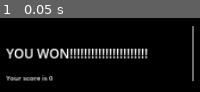
Above: before the commit, frame 1.
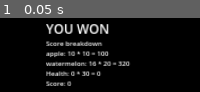
Above: after the commit, the same moment.

Repository: moby-it/cosmic-jack
Game: Godot game, scene res://level_won.tscn
The game is run twice, just before and just after one commit, with the same random seed, the same clock (stepped at 60 frames per second) and the same inputs. This scene is started directly instead of the project's main scene.
Inputs:
- Up to frame 1 (0.05 s): no input

The runs differ from the first frame. In frame 1, 18% of the frame differs, in the area x 3-97%, y 8-92%.

Commit message:
more work on cleanups and level design

Diff:
--- a/level_won.gd
+++ b/level_won.gd
@@ -1,7 +1,12 @@
 extends Node2D
 
 @export var score = 0
+var hp = 0
 @onready var label = $ColorRect/Label
 
 func _ready() -> void:
-	label.text += " %s" % str(score)
+	for f in Fruits.fruits:
+		var s = Fruits.ammo[f] * Fruits.fruit_score[f]
+		label.text += "%s: %s * %s = %s \n" % [f, Fruits.ammo[f], Fruits.fruit_score[f], str(s) ]
+	label.text += "Health: %s * %s = %s \n" % [hp, Utils.hp_score_mod, str(hp * Utils.hp_score_mod)]
+	label.text += "Score: %s" % score
--- a/level_won.tscn
+++ b/level_won.tscn
@@ -17,14 +17,14 @@
 anchor_top = 0.5
 anchor_right = 0.5
 anchor_bottom = 0.5
-offset_left = -450.5
-offset_top = -134.0
-offset_right = 450.5
-offset_bottom = 134.0
+offset_left = -259.0
+offset_top = -41.0
+offset_right = 259.0
+offset_bottom = 41.0
 grow_horizontal = 2
 grow_vertical = 2
 bbcode_enabled = true
-text = "[font_size=62]
-YOU WON!!!!!!!!!!!!!!!!!!!!!![/font_size]
-
-Your score is"
+text = "[font_size=62]YOU WON [/font_size]
+Score breakdown
+"
+fit_content = true
--- a/levels/1/1.tscn
+++ b/levels/1/1.tscn
@@ -1,15 +1,11 @@
-[gd_scene load_steps=8 format=3 uid="uid://ccr1lk04khsux"]
+[gd_scene load_steps=4 format=3 uid="uid://ccr1lk04khsux"]
 
 [ext_resource type="PackedScene" uid="uid://bf5fa6pqes1hj" path="res://levels/level.tscn" id="1_4wsep"]
 [ext_resource type="Script" path="res://waves/wave.gd" id="2_c33gm"]
 [ext_resource type="Resource" uid="uid://bt6oexdghyrwo" path="res://levels/1/1-1.wave.tres" id="3_cqc8b"]
-[ext_resource type="Resource" uid="uid://be7kwxqprngjr" path="res://levels/1/1-2.wave.tres" id="4_2lm32"]
-[ext_resource type="Resource" uid="uid://3aywhtajvgit" path="res://levels/1/1-3.wave.tres" id="5_wogw0"]
-[ext_resource type="Resource" uid="uid://b0paimt48qm1d" path="res://levels/1/1-4.wave.tres" id="6_u32kn"]
-[ext_resource type="Resource" uid="uid://gm6rx4ol8qlt" path="res://levels/1/1-5.wave.tres" id="7_hd1fi"]
 
 [node name="1" type="Node2D"]
 
 [node name="Level" parent="." instance=ExtResource("1_4wsep")]
-waves = Array[ExtResource("2_c33gm")]([ExtResource("3_cqc8b"), ExtResource("4_2lm32"), ExtResource("5_wogw0"), ExtResource("6_u32kn"), ExtResource("7_hd1fi")])
+waves = Array[ExtResource("2_c33gm")]([ExtResource("3_cqc8b")])
 health = 10
--- a/levels/frames.gd
+++ b/levels/frames.gd
@@ -1,4 +1,4 @@
 extends Label
 
-func _process(delta: float) -> void:
+func _process(_delta: float) -> void:
 	set_text("FPS " + str(Engine.get_frames_per_second()))
--- a/levels/level.gd
+++ b/levels/level.gd
@@ -3,7 +3,6 @@
 
 signal health_depleted
 signal level_completed
-signal wave_completed
 
 enum ROUND_STATUS {
 	PREVIEW,
@@ -56,9 +55,8 @@
 	WaveHistory.level_change.connect(_on_level_change)
 	update_wave_label()
 	health_count.text = str(health)
-	BpmManager.on_beat.connect(on_beat)
-
-func _process(delta: float) -> void:
+
+func _process(_delta: float) -> void:
 	if health <= 0:
 		return
 	if round_status == ROUND_STATUS.RESOLVED:
@@ -159,11 +157,11 @@
 		elif Utils.is_mouse_move(event):
 			active_fruit.position = get_global_mouse_position()
 
-func place_fruit(position: Vector2) -> void:
+func place_fruit(p: Vector2) -> void:
 	if not Fruits.can_place_fruit(active_fruit_name):
 		return
 	var node = Fruits.create_fruit(active_fruit_name)
-	node.position = Vector2(position)
+	node.position = Vector2(p)
 	self.add_child(node)
 	# if you cannot place any more fruits of the same stack, we remove the active fruit element
 	Fruits.reduce_fruit_ammo(active_fruit_name)
@@ -182,8 +180,7 @@
 	BpmManager.seconds_per_beat = 60.0 / wave.bpm
 	BpmManager.time_begin = Time.get_ticks_usec()
 	BpmManager.time_delay = AudioServer.get_time_to_next_mix() + AudioServer.get_output_latency()
-	BpmManager.time_delay = AudioServer.get_time_to_next_mix() + AudioServer.get_output_latency()
-	print("Output latency %s ms" % (AudioServer.get_output_latency() * 1000))
+	print("delay %s" % BpmManager.time_delay)
 	print("wave bpm %s" % wave.bpm)
 	BpmManager.seconds_per_beat = 60.0 / wave.bpm
 	wave_audio.play()
@@ -191,7 +188,7 @@
 	for c in wave.convoys:
 		var river_node = c.river.instantiate()
 		var river = river_node.get_node("Path2D")
-		var beat_fn = func(i: int): add_enemy(c, river, preview)
+		var beat_fn = func(_i: int): add_enemy(c, river, preview)
 		beat_fns.push_back(beat_fn)
 		BpmManager.on_beat.connect(beat_fn)
 		waves_container.add_child(river_node)
@@ -227,6 +224,7 @@
 	print("level completed!")
 	BpmManager.reset()
 	var level_won = load("res://level_won.tscn").instantiate()
+	level_won.hp = health
 	level_won.score = Utils.calc_score(health, Fruits.ammo)
 	SceneManager.change_scene.emit(level_won)
 
@@ -284,13 +282,6 @@
 func update_wave_label():
 	wave_no.text = "Wave \n %s - %s" % [self.get_parent().name, curr_wave_idx + 1]
 
-func on_beat(i: int):
-	pass
-	#var enemy = select_random_enemy()
-	#var animation: AnimationPlayer = enemy.get_node("Animation")
-	#animation.add_animation_library()
-	#animation.animation_set_next("RESET","scale")
-
 func select_random_enemy() -> Node2D:
 	var enemies = get_tree().get_nodes_in_group("enemies")
 	return enemies.pick_random()
--- a/levels/tutorial.tscn
+++ b/levels/tutorial.tscn
@@ -108,9 +108,14 @@
 offset_bottom = 504.0
 theme = ExtResource("2_tj4ie")
 bbcode_enabled = true
-text = "Your score is determined by the following formula.
+text = "Your score is determined by the remaining ammo per fruit, plus your hp. Specifically:
 
-score = fruits available * hidden_modifier + remaining hp * hidden_modifier
+apples_score = 10 * apple ammo remaining
+watermelon_score = 20 * watermelon_ammo_remaining
+fruit score = apples_score + watermelon_score
+hp score = 30 * hit points remaining
+
+score = hp score + fruit score
 
 Have fun!"
 fit_content = true
--- a/singletons/bpm_manager.gd
+++ b/singletons/bpm_manager.gd
@@ -3,26 +3,26 @@
 var beat = 0
 var bpm: int
 var time_begin: int
-var time_delay: int
+var time_delay: float
 var next_beat_time = 0.0
 var seconds_per_beat: float
 var time_to_next_beat = 0.0
 signal on_beat
 
 # Called every frame. 'delta' is the elapsed time since the previous frame.
-func _process(delta: float) -> void:
+func _process(_delta: float) -> void:
 	if not bpm:
 		return
 	var time = (Time.get_ticks_usec() - time_begin) / 1000000.0
-	time -= time_delay
+	# time -= time_delay # it seems that the time delay is not needed
 	time_to_next_beat = next_beat_time - time
 	if time >= next_beat_time:
 		on_beat.emit(beat)
 		next_beat_time += seconds_per_beat
 		time_to_next_beat = seconds_per_beat
 		beat += 1
-		#print("on beat %s" % beat)
-		#print("time %s" % time)
+		# print("on beat %s" % beat)
+		# print("time %s" % time)
 
 func reset():
 	bpm = 0
--- a/singletons/fruits.gd
+++ b/singletons/fruits.gd
@@ -1,6 +1,8 @@
 extends Node
 
 signal fruit_selected
+
+var fruits = ["apple","watermelon"]
 
 var available_fruits = {
 	"apple": preload("res://fruits/apple/apple.tscn"),
@@ -20,8 +22,8 @@
 }
 
 var fruit_score = {
-	"apple": 20,
-	"watermelon": 10
+	"apple": 10,
+	"watermelon": 20
 }
 
 var ammo = initial_ammo
--- a/singletons/utils.gd
+++ b/singletons/utils.gd
@@ -1,5 +1,6 @@
 extends Node
 
+var hp_score_mod = 30
 
 func is_mouse_left(event) -> bool:
 	return event is InputEventMouseButton && event.button_index == MOUSE_BUTTON_LEFT && event.is_pressed()
@@ -12,4 +13,4 @@
 	var fruit_score = 0
 	for k in ammo:
 		fruit_score += ammo[k] * Fruits.fruit_score[k]
-	return (hp * 30) + fruit_score
+	return (hp * hp_score_mod) + fruit_score
